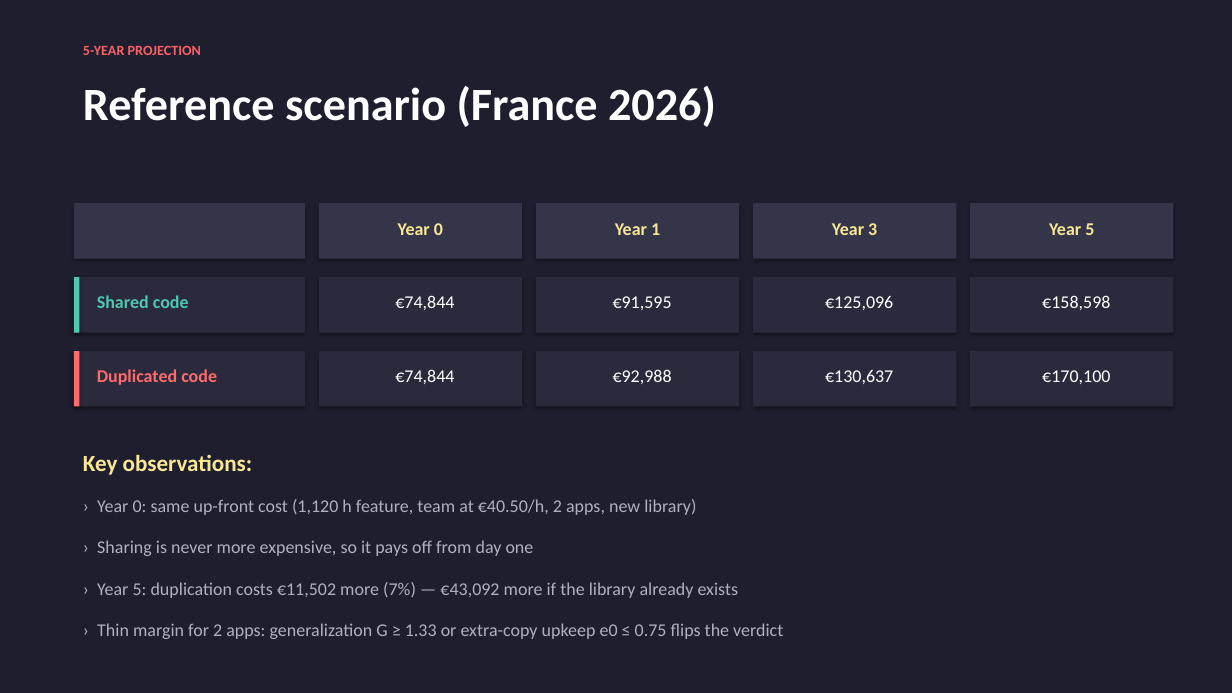
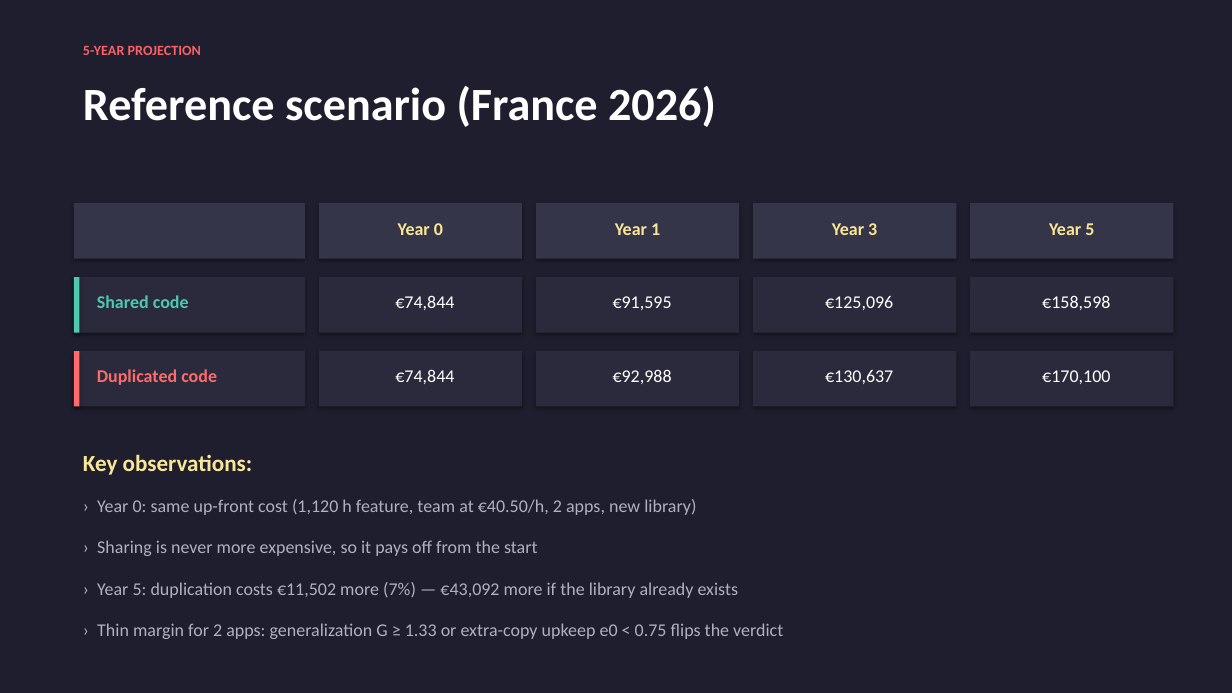
Before and after one commit to xeewi/noMigrationCost, a slide deck: slide 6 of docs/Feature-Cost-Shared-vs-Duplicated.pptx. Drawn at 1232x693 pixels with LibreOffice and Linux fonts; fonts in the diff are those of the drawing. Boxes give left, top, right and bottom in pixels: in the first picture for what was removed or moved away, otherwise in the second. Text is boxed around its words. In the diff, an @@ line names an element or a change of style, - is before the commit and + after.

```diff
--- a/docs/Feature-Cost-Shared-vs-Duplicated.pptx
+++ b/docs/Feature-Cost-Shared-vs-Duplicated.pptx
@@ text at [97,540,538,556]: text changed @@
-› Sharing is never more expensive, so it pays off from day one
+› Sharing is never more expensive, so it pays off from the start
@@ text at [97,623,783,639]: text changed @@
-› Thin margin for 2 apps: generalization G ≥ 1.33 or extra-copy upkeep e0 ≤ 0.75 flips the verdict
+› Thin margin for 2 apps: generalization G ≥ 1.33 or extra-copy upkeep e0 < 0.75 flips the verdict
```
Also in this commit, not shown: 1 other slide changed, 10 other files.
